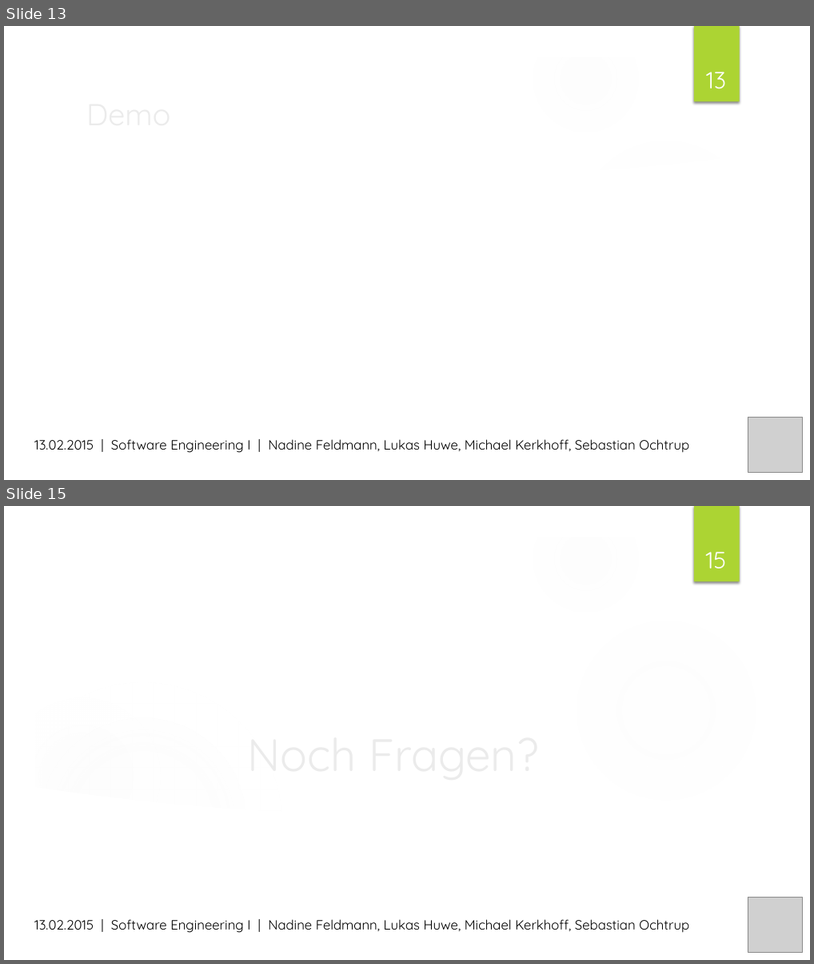
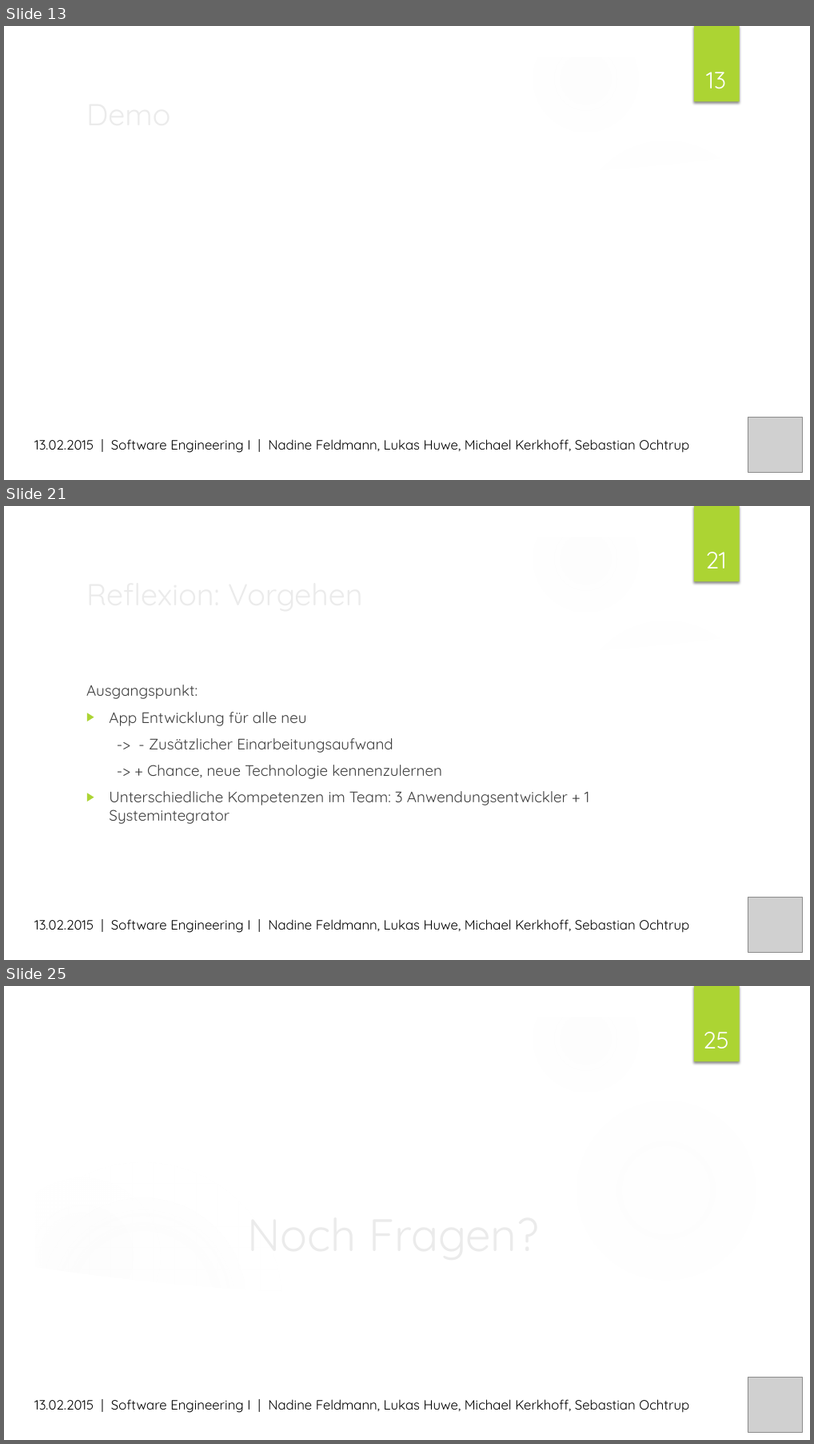
Before and after one commit to MrXXX92/pwsafe, a slide deck: Dokumentation/PWSafe Präsentation.pptx. Shown one above the other, each under a label of ours: slides 13 and 15 before the commit, slides 13, 21 and 25 after it; the slides between them are not shown. The pictures are 814x964 and 814x1444 pixels, drawn with LibreOffice and Linux fonts; fonts in the diff are those of the drawing; grey boxes stand for pictures; background and template pictures are left out. Boxes give left, top, right and bottom in pixels: in the first picture for what was removed or moved away, otherwise in the second. Text is boxed around its words. In the diff, an @@ line names an element or a change of style, - is before the commit and + after.

```diff
--- a/Dokumentation/PWSafe Präsentation.pptx
+++ b/Dokumentation/PWSafe Präsentation.pptx
@@ slide 21 added at (x1=4, y1=506, x2=810, y2=960), background picture (left out); not listed: 9 template elements that a slide beside it also shows @@
@@ page number added at (x1=706, y1=552, x2=726, y2=568), 28 pt, text #FFFFFF @@
+21
@@ title added at (x1=80, y1=570, x2=660, y2=616), 36 pt, text #EBEBEB @@
+Reflexion: Vorgehen
@@ text added at (x1=86, y1=684, x2=590, y2=824), 18 pt, text #404040 @@
+Ausgangspunkt:
+▶ App Entwicklung für alle neu
+-> - Zusätzlicher Einarbeitungsaufwand
+-> + Chance, neue Technologie kennenzulernen
+▶ Unterschiedliche Kompetenzen im Team: 3 Anwendungsentwickler + 1 Systemintegrator
@@ picture added at (x1=748, y1=896, x2=802, y2=952) @@
@@ text added at (x1=34, y1=919, x2=690, y2=932), 16 pt, text #000000 @@
+13.02.2015 | Software Engineering I | Nadine Feldmann, Lukas Huwe, Michael Kerkhoff, Sebastian Ochtrup
@@ what was slide 15 is now slide 25 @@
@@ page number at (x1=703, y1=1032, x2=730, y2=1048): text changed @@
-15
+25
```
Also in this commit, not shown: 1 slide changed, 9 other slides added.
